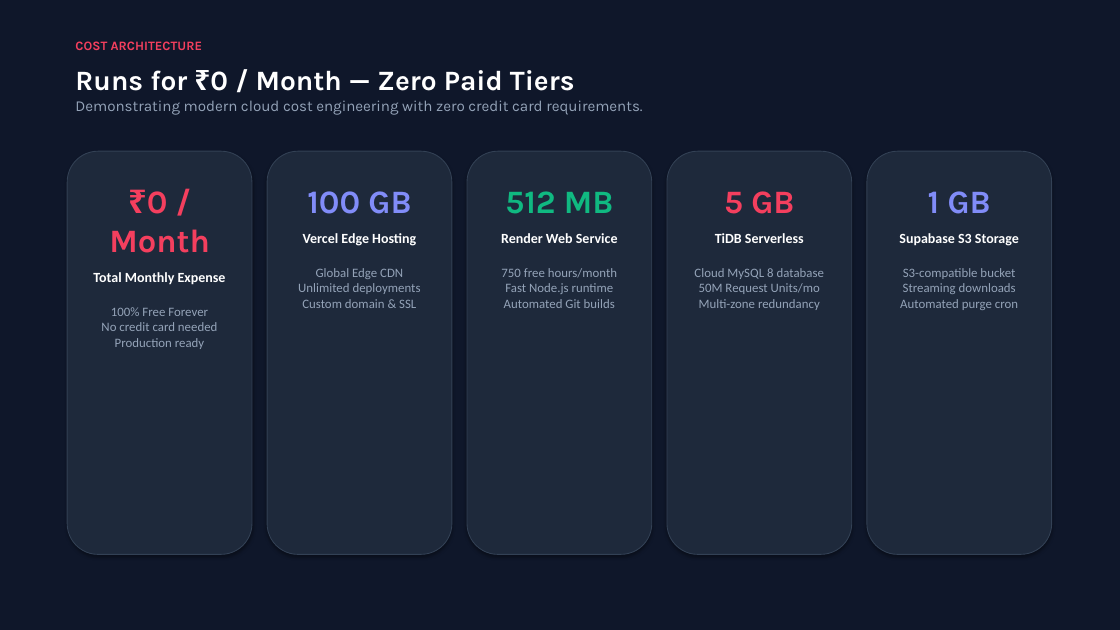
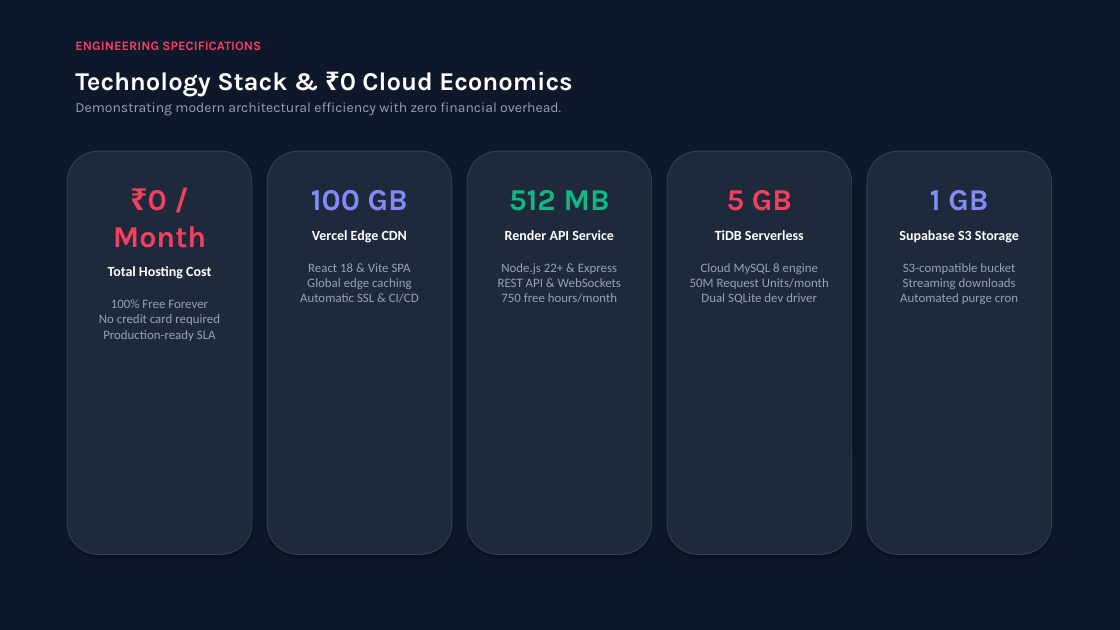
Before and after one commit to sathidevivaraprasadreddy/share, a slide deck: slide 15 of QuickShare_Presentation.pptx (slide 11 before the commit). Drawn at 1120x630 pixels with LibreOffice and Linux fonts; fonts in the diff are those of the drawing. Boxes give left, top, right and bottom in pixels: in the first picture for what was removed or moved away, otherwise in the second. Text is boxed around its words. In the diff, an @@ line names an element or a change of style, - is before the commit and + after.

```diff
--- a/QuickShare_Presentation.pptx
+++ b/QuickShare_Presentation.pptx
@@ text at [75,41,261,50]: text changed @@
-COST ARCHITECTURE
+ENGINEERING SPECIFICATIONS
@@ text at [75,72,572,116]: text changed; size 13 to 12 pt @@
-Runs for ₹0 / Month — Zero Paid Tiers
-Demonstrating modern cloud cost engineering with zero credit card requirements.
+Technology Stack & ₹0 Cloud Economics
+Demonstrating modern architectural efficiency with zero financial overhead.
@@ text at [113,190,206,248]: size 28 to 26 pt in "₹0 / Month" @@
@@ text at [311,190,408,211]: size 28 to 26 pt in "100 GB" @@
@@ text at [509,190,610,211]: size 28 to 26 pt in "512 MB" @@
@@ text at [727,190,792,211]: size 28 to 26 pt in "5 GB" @@
@@ text at [900,190,1018,304]: size 28 to 26 pt in "1 GB"; less space between paragraphs @@
@@ text at [300,230,419,303]: text changed @@
-Vercel Edge Hosting
-Global Edge CDN
-Unlimited deployments
-Custom domain & SSL
+Vercel Edge CDN
+React 18 & Vite SPA
+Global edge caching
+Automatic SSL & CI/CD
@@ text at [498,230,621,303]: text changed @@
-Render Web Service
-750 free hours/month
-Fast Node.js runtime
-Automated Git builds
+Render API Service
+Node.js 22+ & Express
+REST API & WebSockets
+750 free hours/month
@@ text at [99,266,220,341]: text changed @@
-Total Monthly Expense
-100% Free Forever
-No credit card needed
-Production ready
+Total Hosting Cost
+100% Free Forever
+No credit card required
+Production-ready SLA
@@ text at [690,263,829,304]: text changed @@
-Cloud MySQL 8 database
-50M Request Units/mo
-Multi-zone redundancy
+Cloud MySQL 8 engine
+50M Request Units/month
+Dual SQLite dev driver
```
Also in this commit, not shown: 3 other slides changed, 13 slides added, 9 slides removed, 2 other files.
